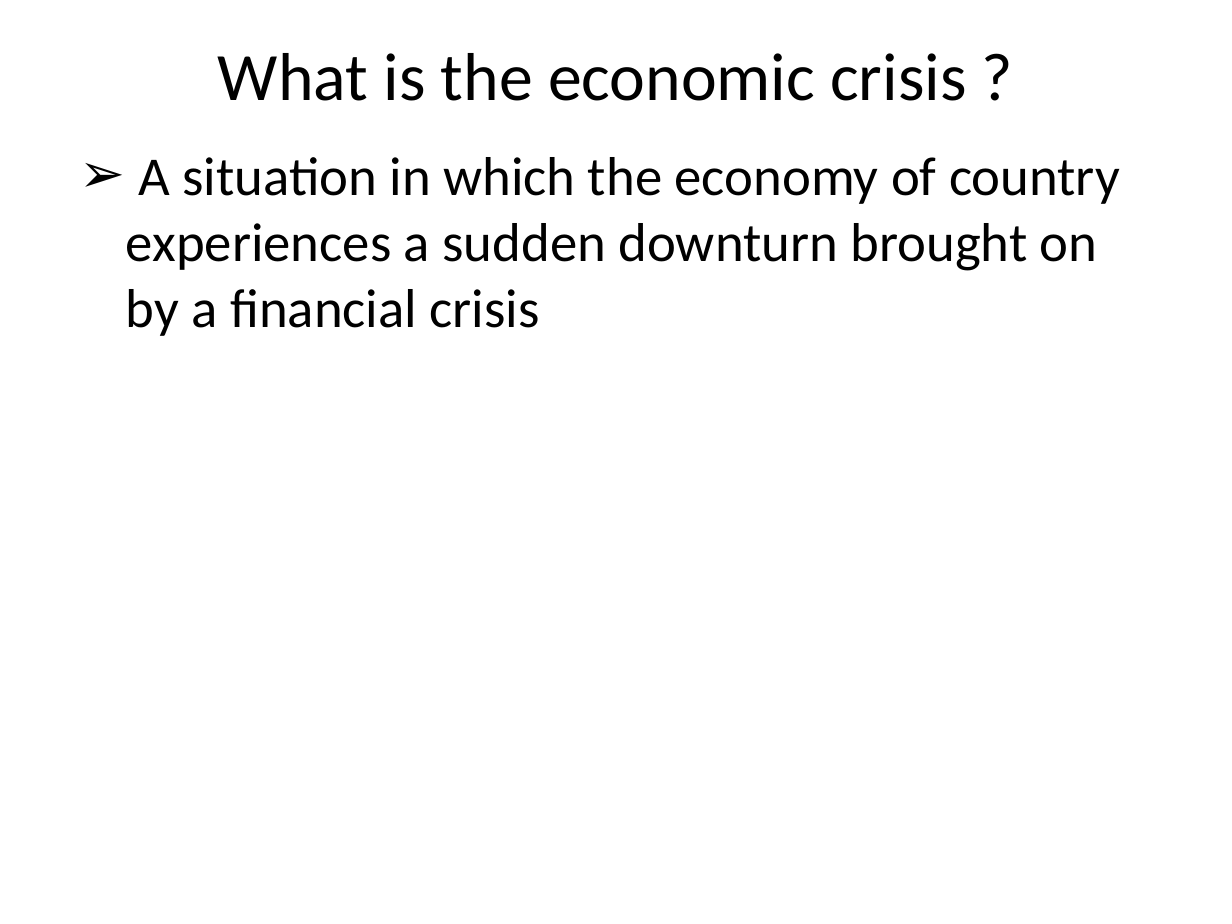
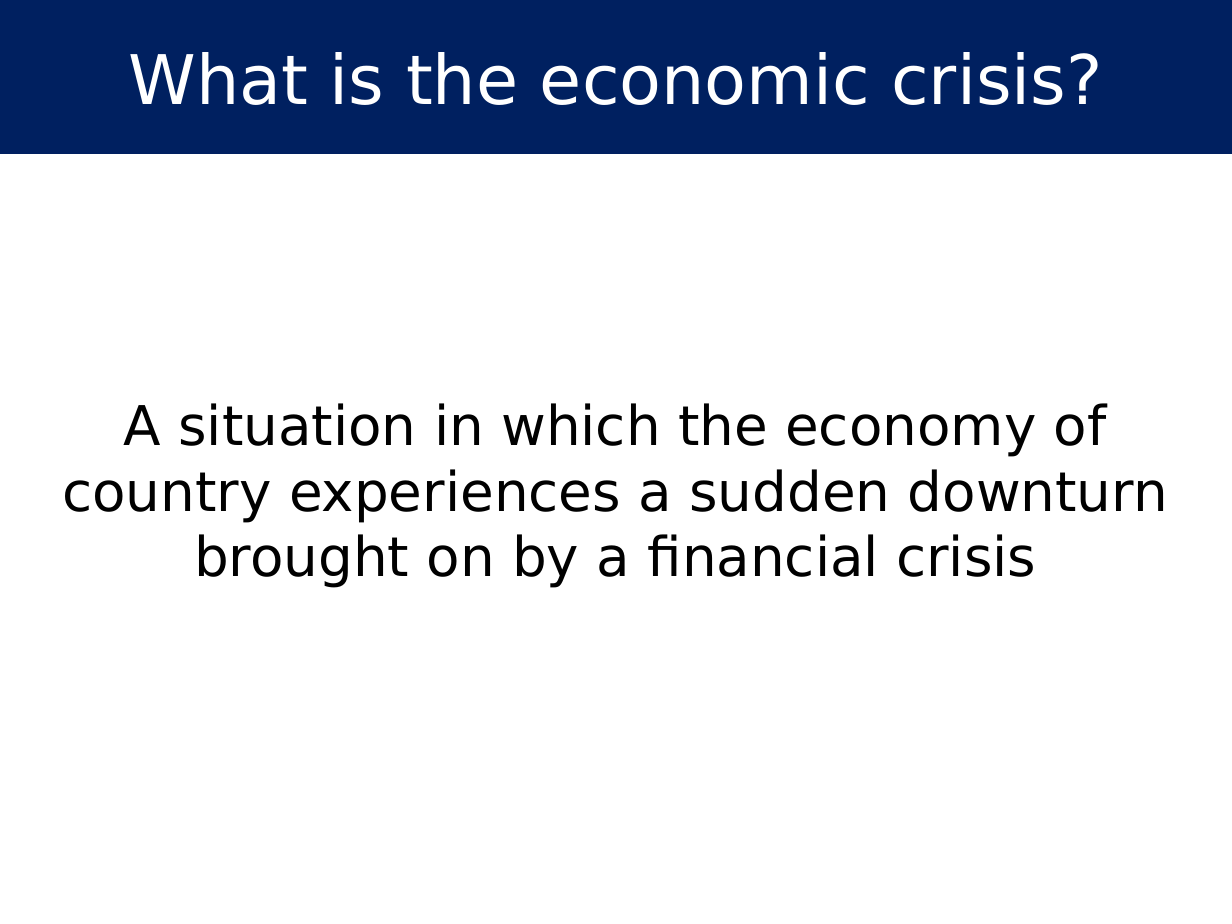
Before and after one commit to hakanyildiz/BIM444-Computer-Engineering-Apps, a slide deck: slide 2 of Documents/DUYARLIOL.pptx. Drawn at 1232x924 pixels with LibreOffice and Linux fonts; fonts in the diff are those of the drawing. Boxes give left, top, right and bottom in pixels: in the first picture for what was removed or moved away, otherwise in the second. Text is boxed around its words. In the diff, an @@ line names an element or a change of style, - is before the commit and + after.

```diff
--- a/Documents/DUYARLIOL.pptx
+++ b/Documents/DUYARLIOL.pptx
@@ title "What is the economic crisis?": place and size @@
-title "What is the economic crisis?" at (218,53,966,101)
+title "What is the economic crisis?" at (0,0,1232,154)
@@ title "What is the economic crisis?" at (0,0,1232,154): fill none to #002060 @@
@@ title at (129,52,1102,105): text changed; size 39.6 to 40 pt; font Calibri to DejaVu Sans; text colour #000000 to #FFFFFF @@
-What is the economic crisis ?
+What is the economic crisis?
@@ text "A situation in which the ...": place and size @@
-text "A situation in which the ..." at (126,157,1120,336)
+text "A situation in which the ..." at (62,403,1168,588)
@@ text "A situation in which the ..." at (62,403,1168,588): font Calibri to DejaVu Sans; alignment left to centre; bullet ➢ to none @@
```
Also in this commit, not shown: 17 other slides changed, 2 slides added, 2 slides removed.
